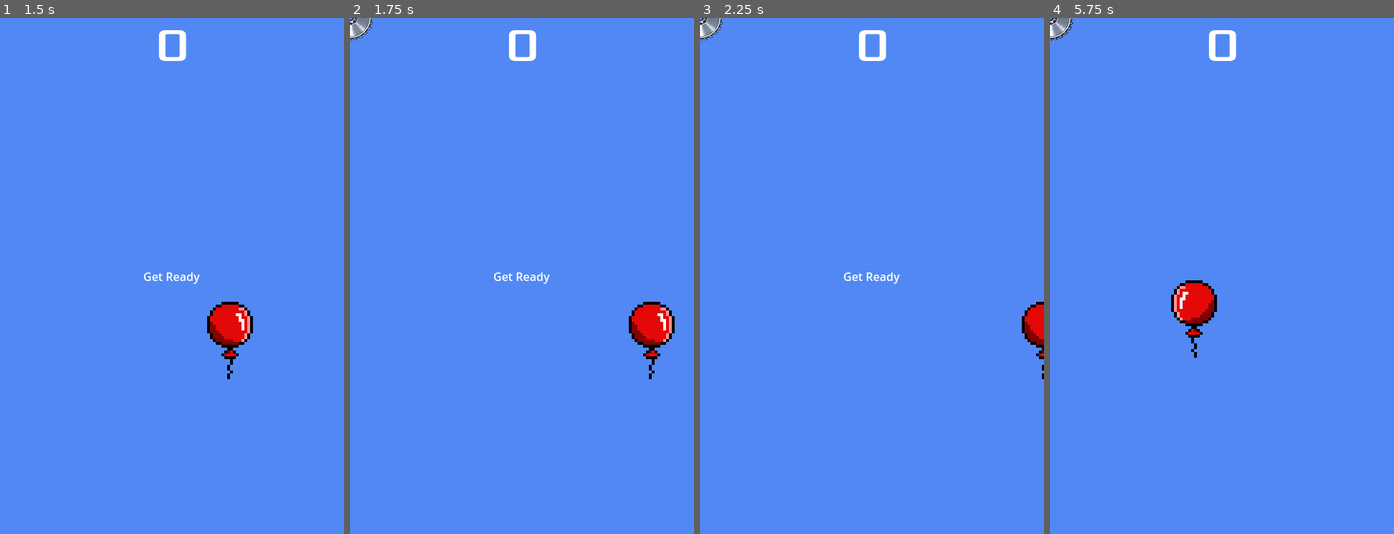
Above: before the commit, frames 1-4 (left to right).
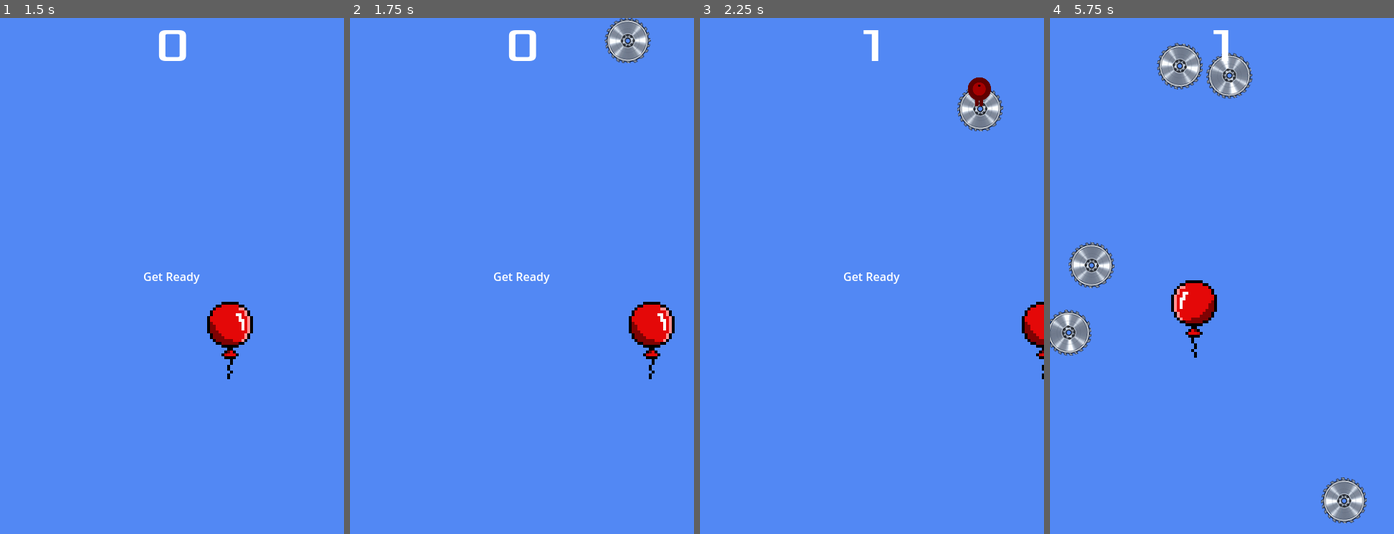
Above: after the commit, the same moments.

Repository: Turik556/First2D
Game: Godot game, scene res://Scenes/main.tscn
Same seed, same stepped clock (60 frames per second), same inputs: the game is played once before the commit and once after it.
Inputs (mouse positions are in pixels of both pictures, inside the frame that each line leads up to):
- Up to frame 1 (1.5 s): click "Start" at 0.5 s; tap Enter at 1.25 s; hold D (move_right) from 1.28 s (still down)
- Up to frame 2 (1.75 s): keep holding D (move_right)
- Up to frame 3 (2.25 s): release D (move_right) at 2 s; click (982, 74) at 2.02 s
- Up to frame 4 (5.75 s): hold S (move_down) 2.78-3.53 s; hold D (move_right) 3.53-4.28 s; hold W (move_up) 4.28-5.03 s; hold A (move_left) from 5.03 s (still down)

Frame 1 is identical in both runs. In frame 2, 1.1% of the frame differs, in the area x 0-88%, y 0-9%; in frame 3, 1.6%; in frame 4, 4.9%, in the area x 0-93%, y 0-98%.
Error before the commit: Invalid access to property or key 'sprite_frames' on a base object of type 'null instance'. (res://scripts/mob.gd:57)

Commit message:
create saw_128

Diff:
--- a/Scenes/EnemyHandler.tscn
+++ b/Scenes/EnemyHandler.tscn
@@ -1,7 +1,7 @@
 [gd_scene load_steps=4 format=3 uid="uid://bqi3n4fssgs2l"]
 
 [ext_resource type="Script" path="res://scripts/enemy_handler.gd" id="1_3gvam"]
-[ext_resource type="PackedScene" uid="uid://crmgdl0poacw7" path="res://Scenes/mob.tscn" id="2_lhqpv"]
+[ext_resource type="PackedScene" uid="uid://crmgdl0poacw7" path="res://Scenes/Enemys/mob.tscn" id="2_lhqpv"]
 
 [sub_resource type="Curve2D" id="Curve2D_mvari"]
 _data = {
--- a/Scenes/mob.tscn
+++ b/Scenes/Enemys/mob.tscn
@@ -1,15 +1,9 @@
 [gd_scene load_steps=8 format=3 uid="uid://crmgdl0poacw7"]
 
-[ext_resource type="Script" path="res://scripts/mob.gd" id="1_oev2j"]
-[ext_resource type="Texture2D" uid="uid://c0nbuq6rjuljq" path="res://art/saw_64/saw_64_0.png" id="10_0xb77"]
+[ext_resource type="Script" path="res://scripts/mob.gd" id="1_ccvon"]
+[ext_resource type="Texture2D" uid="uid://c0nbuq6rjuljq" path="res://art/saw_64/saw_64_0.png" id="2_6pwmh"]
 
-[sub_resource type="CircleShape2D" id="CircleShape2D_nb80f"]
-radius = 32.0156
-
-[sub_resource type="Gradient" id="Gradient_82fmg"]
-offsets = PackedFloat32Array(0.08, 0.626667)
-
-[sub_resource type="Animation" id="Animation_i2a80"]
+[sub_resource type="Animation" id="Animation_br4kg"]
 length = 0.001
 tracks/0/type = "value"
 tracks/0/imported = false
@@ -21,11 +15,11 @@
 "times": PackedFloat32Array(0),
 "transitions": PackedFloat32Array(1),
 "update": 0,
-"values": [0.0]
+"values": [6.28319]
 }
 
-[sub_resource type="Animation" id="Animation_oygw0"]
-resource_name = "new_animation"
+[sub_resource type="Animation" id="Animation_a7rpp"]
+resource_name = "rotation"
 loop_mode = 1
 tracks/0/type = "value"
 tracks/0/imported = false
@@ -34,26 +28,42 @@
 tracks/0/interp = 1
 tracks/0/loop_wrap = true
 tracks/0/keys = {
-"times": PackedFloat32Array(0, 1),
+"times": PackedFloat32Array(0, 0.966667),
 "transitions": PackedFloat32Array(1, 1),
 "update": 0,
-"values": [0.0, 6.28319]
+"values": [6.28319, 0.0]
 }
 
-[sub_resource type="AnimationLibrary" id="AnimationLibrary_ryqb0"]
+[sub_resource type="AnimationLibrary" id="AnimationLibrary_507ck"]
 _data = {
-"RESET": SubResource("Animation_i2a80"),
-"new_animation": SubResource("Animation_oygw0")
+"RESET": SubResource("Animation_br4kg"),
+"rotation": SubResource("Animation_a7rpp")
 }
 
+[sub_resource type="CircleShape2D" id="CircleShape2D_nb80f"]
+radius = 32.0156
+
+[sub_resource type="Gradient" id="Gradient_82fmg"]
+offsets = PackedFloat32Array(0.08, 0.626667)
+
 [node name="Mob" type="RigidBody2D"]
+rotation = 6.28319
 collision_mask = 0
 gravity_scale = 0.0
-script = ExtResource("1_oev2j")
+script = ExtResource("1_ccvon")
 metadata/type = "Enemy"
 
 [node name="Sprite2D" type="Sprite2D" parent="."]
-texture = ExtResource("10_0xb77")
+texture = ExtResource("2_6pwmh")
+
+[node name="AnimationPlayer" type="AnimationPlayer" parent="."]
+process_mode = 1
+callback_mode_process = 0
+libraries = {
+"": SubResource("AnimationLibrary_507ck")
+}
+playback_auto_capture = false
+speed_scale = 2.0
 
 [node name="CollisionShape2D" type="CollisionShape2D" parent="."]
 rotation = 1.5708
@@ -90,13 +100,6 @@
 color = Color(1, 0.168627, 0.14902, 1)
 color_initial_ramp = SubResource("Gradient_82fmg")
 
-[node name="AnimationPlayer" type="AnimationPlayer" parent="."]
-root_node = NodePath("")
-libraries = {
-"": SubResource("AnimationLibrary_ryqb0")
-}
-autoplay = "new_animation"
-
 [connection signal="screen_exited" from="VisibleOnScreenNotifier2D" to="." method="_on_visible_on_screen_notifier_2d_screen_exited"]
 [connection signal="pressed" from="Button" to="." method="_on_button_pressed"]
 [connection signal="finished" from="CPUParticles2D" to="." method="_on_cpu_particles_2d_finished"]
--- /dev/null
+++ b/Scenes/Enemys/saw_128.tscn
@@ -0,0 +1,13 @@
+[gd_scene load_steps=3 format=3 uid="uid://b8fo4f7bqh0e3"]
+
+[ext_resource type="PackedScene" uid="uid://crmgdl0poacw7" path="res://Scenes/Enemys/mob.tscn" id="1_n7qun"]
+[ext_resource type="Texture2D" uid="uid://8xs5cui2aar0" path="res://art/saw_128/saw_128_0.png" id="2_dj78n"]
+
+[node name="Saw_128" instance=ExtResource("1_n7qun")]
+
+[node name="Sprite2D" parent="." index="0"]
+texture = ExtResource("2_dj78n")
+
+[node name="VisibleOnScreenNotifier2D" parent="." index="3"]
+position = Vector2(0.280623, -0.201536)
+scale = Vector2(6.37095, 6.21049)
--- a/scripts/enemy_handler.gd
+++ b/scripts/enemy_handler.gd
@@ -1,5 +1,6 @@
 extends Node
 class_name EnemyHandler
+var enemys = []
 @export var mob_scene: PackedScene
 @onready var mob_spawn_location = $MobPath/MobSpawnLocation
 var i=0
--- a/scripts/mob.gd
+++ b/scripts/mob.gd
@@ -28,6 +28,7 @@
 	linear_velocity = velocity.rotated(direction)
 	pass
 func _process(delta: float) -> void:
+
 	pass
 
 func _on_visible_on_screen_notifier_2d_screen_exited() -> void:
@@ -38,7 +39,6 @@
 
 	$CPUParticles2D.emitting=true
 	died.emit(self)
-	$AnimatedSprite2D.hide()
 	$CollisionShape2D.set_deferred("disabled",true)
 
 	$Button.hide()
@@ -54,8 +54,7 @@
 	pass
 
 func initialize():
-	var mob_types = $AnimatedSprite2D.sprite_frames.get_animation_names()
-	$AnimatedSprite2D.play(mob_types[randi() % mob_types.size()])
+
 	Global.s_game_over.connect(die)
 	Global.s_froze_start.connect(on_froze_start)
 	Global.s_froze_ends.connect(on_item_effect_ends)
